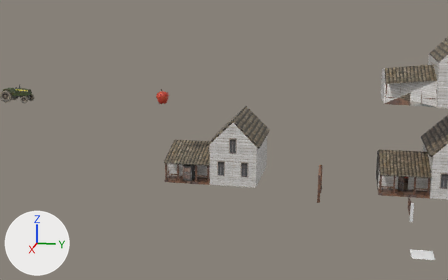
The FBX model Assets/Models/Fake Game/fake game.fbx as it was, and as the next commit left it.
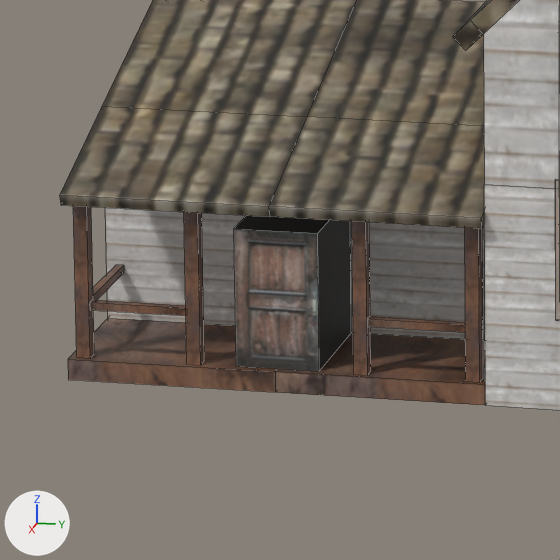
There are two pictures of each version: one from a 50 mm camera at (74.19, -7.29, 23.25) aimed at (-5.14, -23.16, 3.42), one close up on the part from 35% to 49% of the width and 50% to 72% of the height. Every picture has the same lights, and +X, +Y and +Z are marked at lower left. The last two pictures show the newer version. The close-ups show mesh edges as thin lines. Where no turn or scale is listed for an object, it has been applied to the vertices. Vertices at exactly the same position are counted once.

Objects in the first close-up: 'farmhouse'.
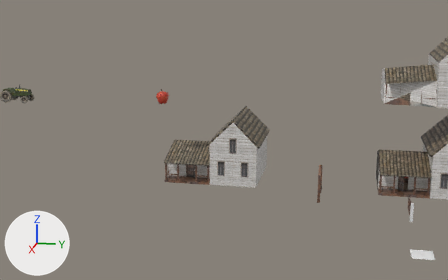
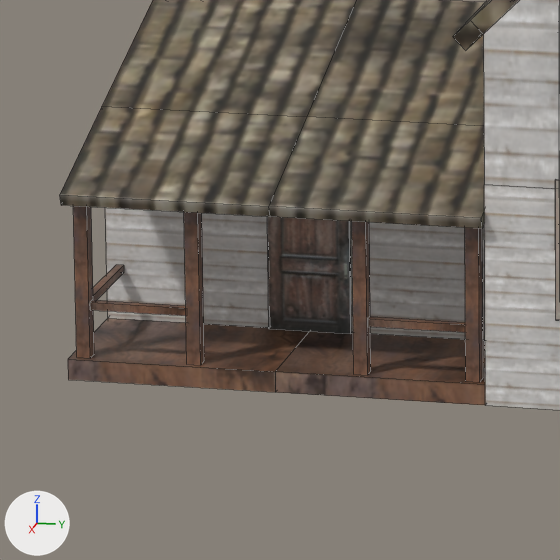
Where the change shows, as pixel boxes [x1, y1, x2, y2] in the close-ups (560 x 560 px; the box of a moved part takes in the faces that stretch with it):
part 1 of me_cube_021, moved or reshaped
    before: [234, 215, 351, 371]
    after: [267, 217, 351, 334]

The change, as a list of edits to the scene's bpy script:
```text
Change me_cube_021:
    where me_cube_021.from_pydata(...)  # 190 vertices, 160 faces; spans x -10.0..0.2, y -7.0..5.43, z -1.3..7.26
    used by ob_farmhouse; location = (0.0, -23.0, 0.0)
    me_cube_021 part 1: the loose piece of 8 vertices spanning x -2.14..-0.14, y -4.6..-3.4, z -1.0..1.0 is moved by (-1.8, 0.0, 0.0)
```
